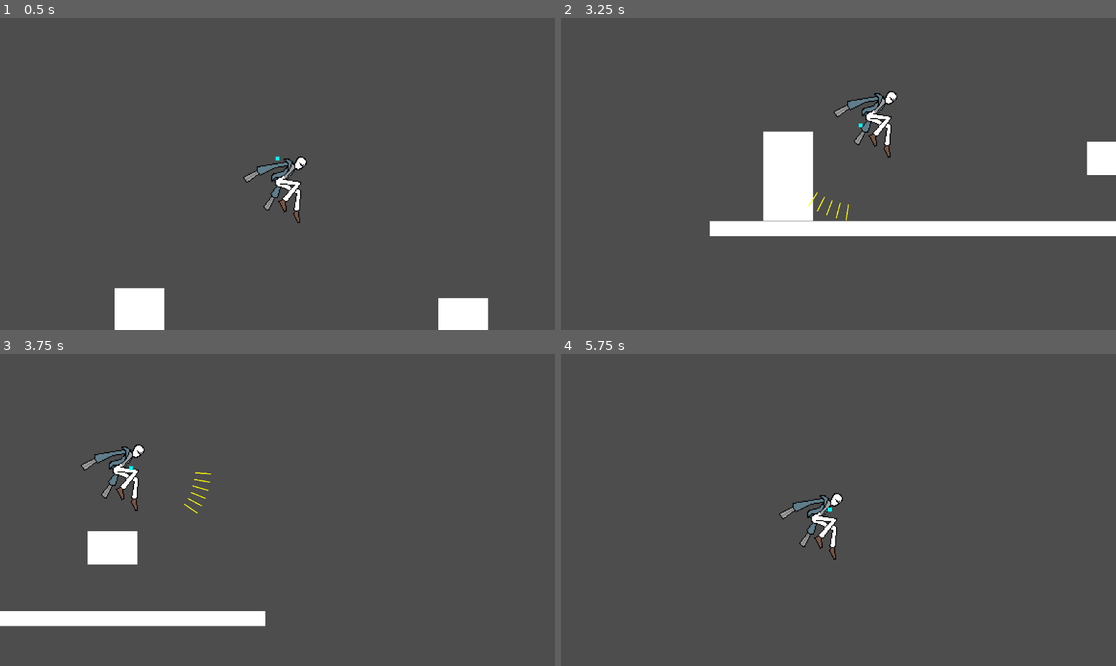
Above: before the commit, frames 1-4 (two rows, left to right).
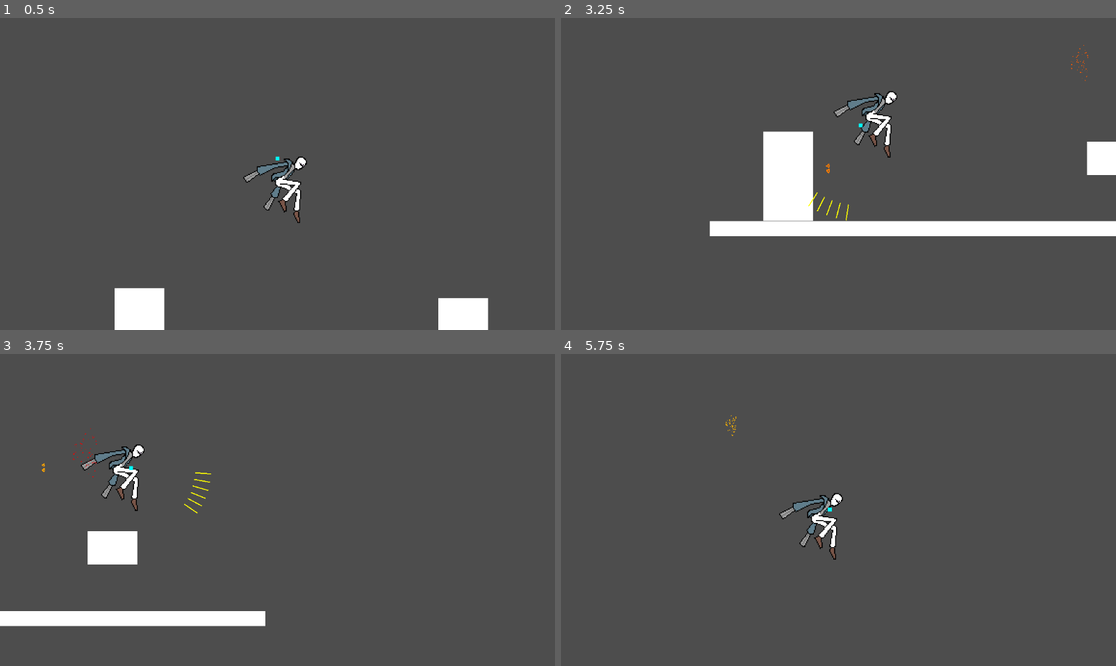
Above: after the commit, the same moments.

Repository: cruel-unusual-media/shotgun-hands
Game: Godot game, scene res://Levels/Playground/playground_player_test.tscn
The game is run twice, just before and just after one commit, with the same random seed, the same clock (stepped at 60 frames per second) and the same inputs. This scene is started directly instead of the project's main scene.
Inputs (mouse positions are in pixels of both pictures, inside the frame that each line leads up to):
- Up to frame 1 (0.5 s): no input
- Up to frame 2 (3.25 s): move the mouse to (960, 158) at 0.52 s; press the mouse at (960, 158) at 0.53 s; hold D (move_right) 0.53-2.03 s; tap W (move_jump) at 0.77, 1.52, 3.02 s; tap F (fire_melee, bound only after the commit) at 0.8, 1.35 s; move the mouse to (727, 189) at 1.27 s; release the mouse at (727, 189) at 1.28 s; tap Space (fire_melee, bound only before the commit) at 1.55, 2.1 s; move the mouse to (894, 105) at 2.02 s; hold A (move_left) 2.03-2.78 s; hold Right mouse button (fire_right) 2.03-2.78 s; move the mouse to (810, 236) at 2.77 s; hold D (move_right) from 2.78 s (still down); right-click (810, 236) at 2.85 s; click (810, 236) at 3.05 s
- Up to frame 3 (3.75 s): keep holding D (move_right); move the mouse to (444, 556) at 3.52 s; press the mouse at (444, 556) at 3.53 s
- Up to frame 4 (5.75 s): tap W (move_jump) at 3.77, 4.52 s; tap F (fire_melee, bound only after the commit) at 3.8, 4.35 s; move the mouse to (672, 463) at 4.27 s; release D (move_right) at 4.28 s; release the mouse at (672, 463) at 4.28 s; hold A (move_left) 4.28-5.03 s; tap Space (fire_melee, bound only before the commit) at 4.55, 5.1 s; move the mouse to (866, 510) at 5.02 s; hold D (move_right) from 5.03 s (still down); hold Right mouse button (fire_right) from 5.03 s (still down)

Frame 1 is identical in both runs. In frame 2, less than 0.1% of the frame differs, in the area x 47-95%, y 8-50%; in frame 3, less than 0.1%, in the area x 7-18%, y 23-40%; in frame 4, less than 0.1%.

Commit message:
Implemented melee attacks
 - Player can press "f" to melee enemies
 - Also, shooting creates a particle effect now

Diff:
--- a/Actors/Player/controller_component.gd
+++ b/Actors/Player/controller_component.gd
@@ -19,6 +19,9 @@
 ## The ammo launched by the secondary fire. Should be a child of the recticle.
 @export
 var secondary_ammo : AmmoGeneric
+## Melee attack area
+@export
+var melee_area : AttackArea
 ## Mercy time between two inputs that allows shotgun jumping
 @export
 var shotgun_jump_timer : Timer
@@ -26,10 +29,13 @@
 @export
 var reload_timer : Timer
 var reloading : bool = false
+@export
+var melee_timer : Timer
 ## The focus that the camera and shooting revolves around
 @export
 var player_focus : Node2D
 @onready var focus_def_y = player_focus.position.y
+var can_melee : bool = true
 
 # Called when the node enters the scene tree for the first time.
 func _ready() -> void:
@@ -157,6 +163,13 @@
 			reloading = true
 			reload_timer.start()
 
+	if Input.is_action_just_pressed("fire_melee") and can_melee:
+		melee_area.enable()
+		var tmr = get_tree().create_timer(0.05)
+		tmr.timeout.connect(melee_area.disable)
+		melee_timer.start()
+		can_melee = false
+
 
 func _on_shotgun_jump_timer_timeout() -> void:
 	can_shotgun_jump = false
@@ -166,3 +179,7 @@
 	primary_ammo.reload()
 	secondary_ammo.reload()
 	reloading = false
+
+
+func _on_melee_cooldown_timeout() -> void:
+	can_melee = true
--- a/Actors/Player/player.tscn
+++ b/Actors/Player/player.tscn
@@ -25,13 +25,15 @@
 collision_mask = 5
 script = ExtResource("1_vhr1b")
 
-[node name="ControllerComponent" type="Node2D" parent="." node_paths=PackedStringArray("recticle", "primary_ammo", "secondary_ammo", "shotgun_jump_timer", "reload_timer", "player_focus")]
+[node name="ControllerComponent" type="Node2D" parent="." node_paths=PackedStringArray("recticle", "primary_ammo", "secondary_ammo", "melee_area", "shotgun_jump_timer", "reload_timer", "melee_timer", "player_focus")]
 script = ExtResource("2_b63gh")
 recticle = NodePath("../PlayerRecticle")
 primary_ammo = NodePath("../PlayerRecticle/Buckshot")
 secondary_ammo = NodePath("../PlayerRecticle/Slugshot")
+melee_area = NodePath("../PlayerRecticle/MeleeAttack")
 shotgun_jump_timer = NodePath("../ShotgunJumpTimer")
 reload_timer = NodePath("../ReloadTimer")
+melee_timer = NodePath("../MeleeCooldown")
 player_focus = NodePath("../HeadFocus")
 
 [node name="ShotgunJumpTimer" type="Timer" parent="."]
@@ -40,6 +42,10 @@
 
 [node name="ReloadTimer" type="Timer" parent="."]
 wait_time = 6.0
+one_shot = true
+
+[node name="MeleeCooldown" type="Timer" parent="."]
+wait_time = 0.5
 one_shot = true
 
 [node name="HeadFocus" type="Node2D" parent="."]
@@ -117,3 +123,4 @@
 
 [connection signal="timeout" from="ShotgunJumpTimer" to="ControllerComponent" method="_on_shotgun_jump_timer_timeout"]
 [connection signal="timeout" from="ReloadTimer" to="ControllerComponent" method="_on_reload_timer_timeout"]
+[connection signal="timeout" from="MeleeCooldown" to="ControllerComponent" method="_on_melee_cooldown_timeout"]
--- a/Ammos/ammo_types/ammo_generic.gd
+++ b/Ammos/ammo_types/ammo_generic.gd
@@ -3,6 +3,9 @@
 ## The projectile type used. Any scene can be placed here and will be instantiated as a projectile.
 @export
 var projectile_type : PackedScene
+## Particle effect created when shooting
+@export
+var shoot_effect : CPUParticles2D
 ## The number of bullets fired by this
 @export
 var bullet_count : int = 1
@@ -45,6 +48,8 @@
 # Shoots a projectile if possible and returns false if it can't
 func fire(dir : float) -> bool:
 	if can_fire:
+		if is_instance_valid(shoot_effect):
+			shoot_effect.restart(true)
 		if bullet_count == 1:
 			send_bullet(dir + randf_range(-deg_to_rad(projectile_inaccuracy)/2, deg_to_rad(projectile_inaccuracy)/2), Vector2.ZERO)
 		else:
--- a/Ammos/ammo_types/basic_ammo_type.tscn
+++ b/Ammos/ammo_types/basic_ammo_type.tscn
@@ -1,7 +1,11 @@
-[gd_scene load_steps=3 format=3 uid="uid://cv53sl1qoc2vs"]
+[gd_scene load_steps=4 format=3 uid="uid://cv53sl1qoc2vs"]
 
 [ext_resource type="Script" uid="uid://c24hil6ucb0u" path="res://Ammos/ammo_types/ammo_generic.gd" id="1_s5eks"]
 [ext_resource type="PackedScene" uid="uid://bc6kl6o2g83wh" path="res://Ammos/projectiles/bullet.tscn" id="2_smvhw"]
+
+[sub_resource type="Gradient" id="Gradient_24cce"]
+offsets = PackedFloat32Array(0, 0.10273973, 0.55479455, 0.8287671)
+colors = PackedColorArray(1, 1, 1, 1, 1, 1, 0, 1, 1, 0, 0, 1, 0, 0, 0, 1)
 
 [node name="BasicAmmoType" type="Node2D"]
 script = ExtResource("1_s5eks")
@@ -11,3 +15,23 @@
 [node name="DelayTimer" type="Timer" parent="."]
 wait_time = 0.5
 one_shot = true
+
+[node name="CPUParticles2D" type="CPUParticles2D" parent="."]
+emitting = false
+amount = 50
+lifetime = 3.0
+one_shot = true
+explosiveness = 0.8
+emission_shape = 4
+emission_points = PackedVector2Array(0, 5, 0, -5)
+emission_colors = PackedColorArray()
+gravity = Vector2(0, 0)
+initial_velocity_min = 40.0
+initial_velocity_max = 40.93
+angle_min = -20.0
+angle_max = 20.0
+scale_amount_max = 2.0
+color = Color(1, 1, 0, 1)
+color_ramp = SubResource("Gradient_24cce")
+hue_variation_min = -0.04
+hue_variation_max = 0.04
--- a/Ammos/ammo_types/buckshot.tscn
+++ b/Ammos/ammo_types/buckshot.tscn
@@ -1,11 +1,16 @@
-[gd_scene load_steps=3 format=3 uid="uid://cy150n8wy6lm5"]
+[gd_scene load_steps=4 format=3 uid="uid://cy150n8wy6lm5"]
 
 [ext_resource type="Script" uid="uid://c24hil6ucb0u" path="res://Ammos/ammo_types/ammo_generic.gd" id="1_jjuw1"]
 [ext_resource type="PackedScene" uid="uid://bc6kl6o2g83wh" path="res://Ammos/projectiles/bullet.tscn" id="2_wy05q"]
 
-[node name="Buckshot" type="Node2D"]
+[sub_resource type="Gradient" id="Gradient_wy05q"]
+offsets = PackedFloat32Array(0, 0.10273973, 0.55479455, 0.8287671)
+colors = PackedColorArray(1, 1, 1, 1, 1, 1, 0, 1, 1, 0, 0, 1, 0, 0, 0, 1)
+
+[node name="Buckshot" type="Node2D" node_paths=PackedStringArray("shoot_effect")]
 script = ExtResource("1_jjuw1")
 projectile_type = ExtResource("2_wy05q")
+shoot_effect = NodePath("CPUParticles2D")
 bullet_count = 6
 projectile_spread = 30.0
 damage = 50
@@ -15,3 +20,23 @@
 
 [node name="DelayTimer" type="Timer" parent="."]
 one_shot = true
+
+[node name="CPUParticles2D" type="CPUParticles2D" parent="."]
+emitting = false
+amount = 50
+lifetime = 0.5
+one_shot = true
+explosiveness = 1.0
+emission_shape = 4
+emission_points = PackedVector2Array(0, 5, 0, -5)
+emission_colors = PackedColorArray()
+gravity = Vector2(0, 0)
+initial_velocity_min = 5.0
+initial_velocity_max = 40.0
+angle_min = -20.0
+angle_max = 20.0
+scale_amount_max = 2.0
+color = Color(1, 1, 0, 1)
+color_ramp = SubResource("Gradient_wy05q")
+hue_variation_min = -0.04
+hue_variation_max = 0.04
--- a/Ammos/ammo_types/slugshot.tscn
+++ b/Ammos/ammo_types/slugshot.tscn
@@ -1,11 +1,16 @@
-[gd_scene load_steps=3 format=3 uid="uid://drhvloni7q3uu"]
+[gd_scene load_steps=4 format=3 uid="uid://drhvloni7q3uu"]
 
 [ext_resource type="Script" uid="uid://c24hil6ucb0u" path="res://Ammos/ammo_types/ammo_generic.gd" id="1_lphl2"]
 [ext_resource type="PackedScene" uid="uid://bc6kl6o2g83wh" path="res://Ammos/projectiles/bullet.tscn" id="2_5mwe2"]
 
-[node name="Slugshot" type="Node2D"]
+[sub_resource type="Gradient" id="Gradient_5mwe2"]
+offsets = PackedFloat32Array(0, 0.10273973, 0.55479455, 0.8287671)
+colors = PackedColorArray(1, 1, 1, 1, 1, 1, 0, 1, 1, 0, 0, 1, 0, 0, 0, 1)
+
+[node name="Slugshot" type="Node2D" node_paths=PackedStringArray("shoot_effect")]
 script = ExtResource("1_lphl2")
 projectile_type = ExtResource("2_5mwe2")
+shoot_effect = NodePath("CPUParticles2D")
 bullet_count = 2
 damage = 20
 max_ammo = 6
@@ -13,3 +18,22 @@
 
 [node name="DelayTimer" type="Timer" parent="."]
 one_shot = true
+
+[node name="CPUParticles2D" type="CPUParticles2D" parent="."]
+emitting = false
+amount = 50
+lifetime = 3.0
+one_shot = true
+explosiveness = 1.0
+emission_shape = 4
+emission_points = PackedVector2Array(0, 5, 0, -5)
+emission_colors = PackedColorArray()
+gravity = Vector2(0, 0)
+initial_velocity_min = 5.0
+initial_velocity_max = 40.0
+angle_min = -20.0
+angle_max = 20.0
+scale_amount_max = 2.0
+color_ramp = SubResource("Gradient_5mwe2")
+hue_variation_min = -0.04
+hue_variation_max = 0.04
--- a/project.godot
+++ b/project.godot
@@ -70,7 +70,7 @@
 }
 fire_melee={
 "deadzone": 0.2,
-"events": [Object(InputEventKey,"resource_local_to_scene":fa …(140 unchanged characters)… d":false,"keycode":0,"physical_keycode":32,"key_label":0,"unicode":32,"location":0,"echo":false,"script":null)
+"events": [Object(InputEventKey,"resource_local_to_scene":fa …(140 unchanged characters)… d":false,"keycode":0,"physical_keycode":70,"key_label":0,"unicode":102,"location":0,"echo":false,"script":null)
 ]
 }
 hype_boost={
